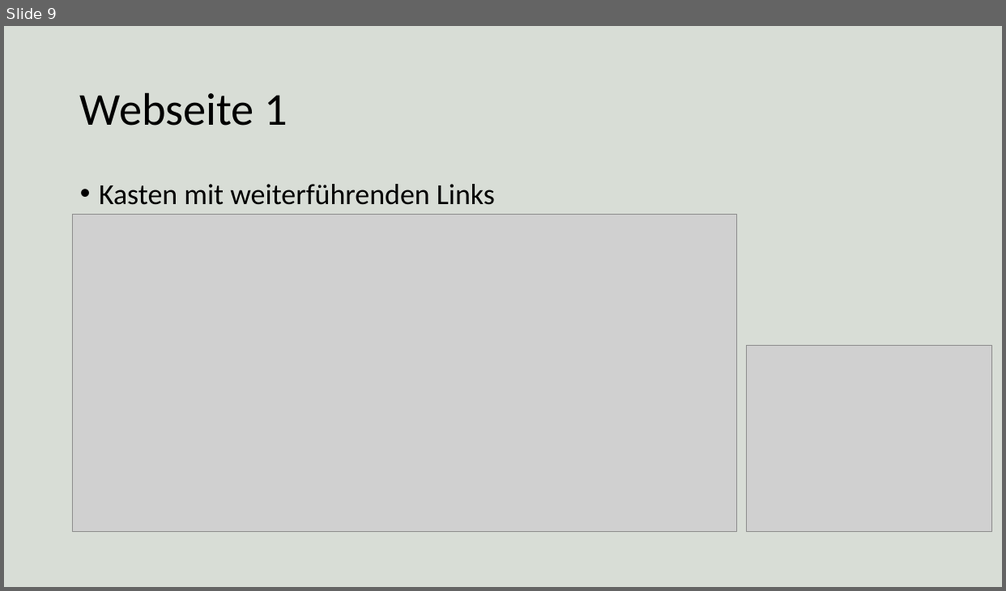
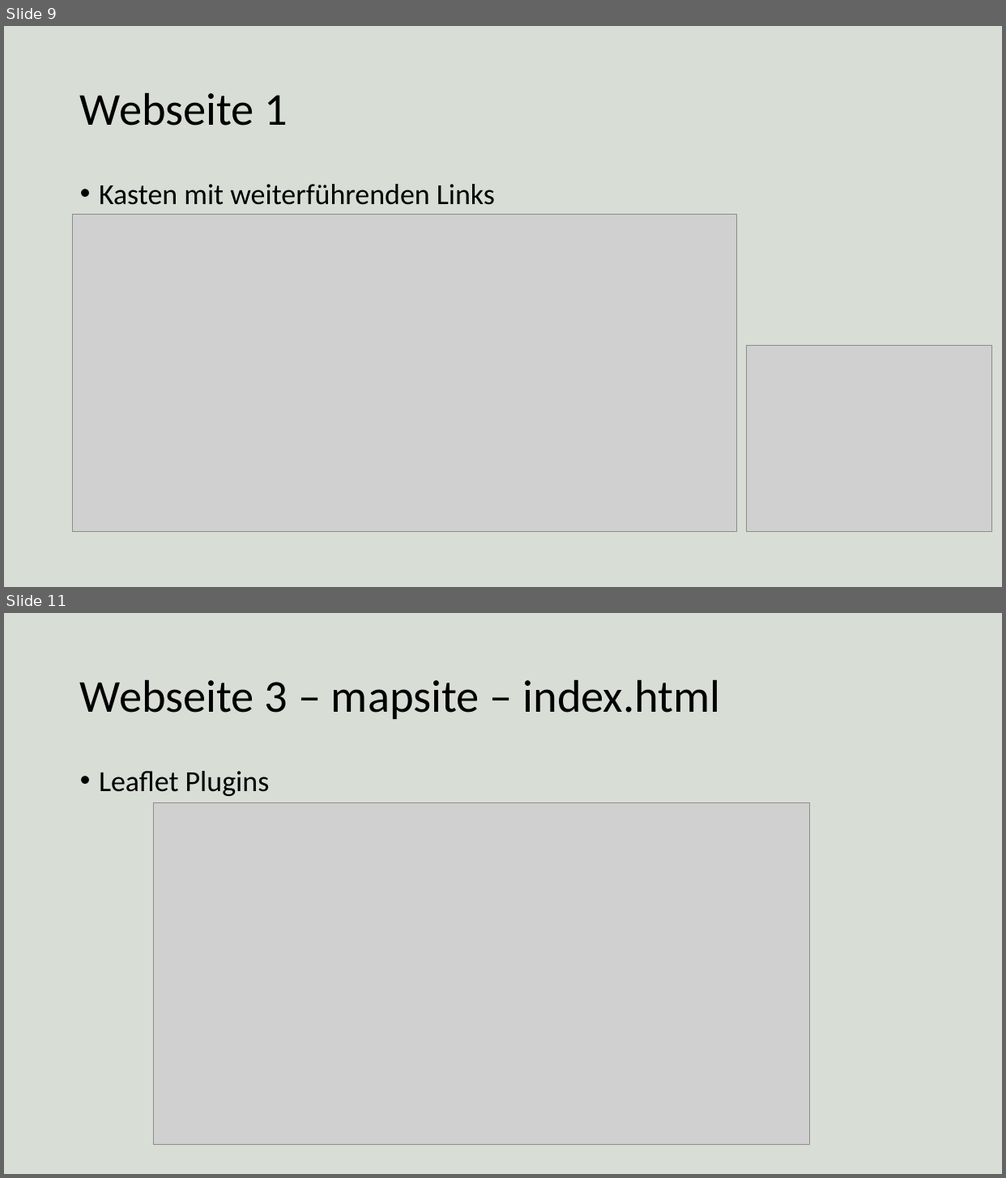
Before and after one commit to MoTouLaTirol/MoTouLaTirol.github.io, a slide deck: folien.pptx. Shown one above the other, each under a label of ours: slide 9 before the commit, slides 9 and 11 after it; the slides between them are not shown. The pictures are 1006x591 and 1006x1178 pixels, drawn with LibreOffice and Linux fonts; fonts in the diff are those of the drawing; grey boxes stand for pictures. Boxes give left, top, right and bottom in pixels: in the first picture for what was removed or moved away, otherwise in the second. Text is boxed around its words. In the diff, an @@ line names an element or a change of style, - is before the commit and + after.

```diff
--- a/folien.pptx
+++ b/folien.pptx
@@ slide 11 added at box(4, 613, 1002, 1174), background #3D5933 at 20% opacity @@
@@ title added at box(80, 679, 721, 719), 44 pt, text #000000 @@
+Webseite 3 – mapsite – index.html
@@ text added at box(99, 771, 270, 796), 28 pt, text #000000 @@
+• Leaflet Plugins
@@ picture added at box(154, 803, 809, 1144) @@
```
Also in this commit, not shown: 4 slides changed, 4 other slides added.
